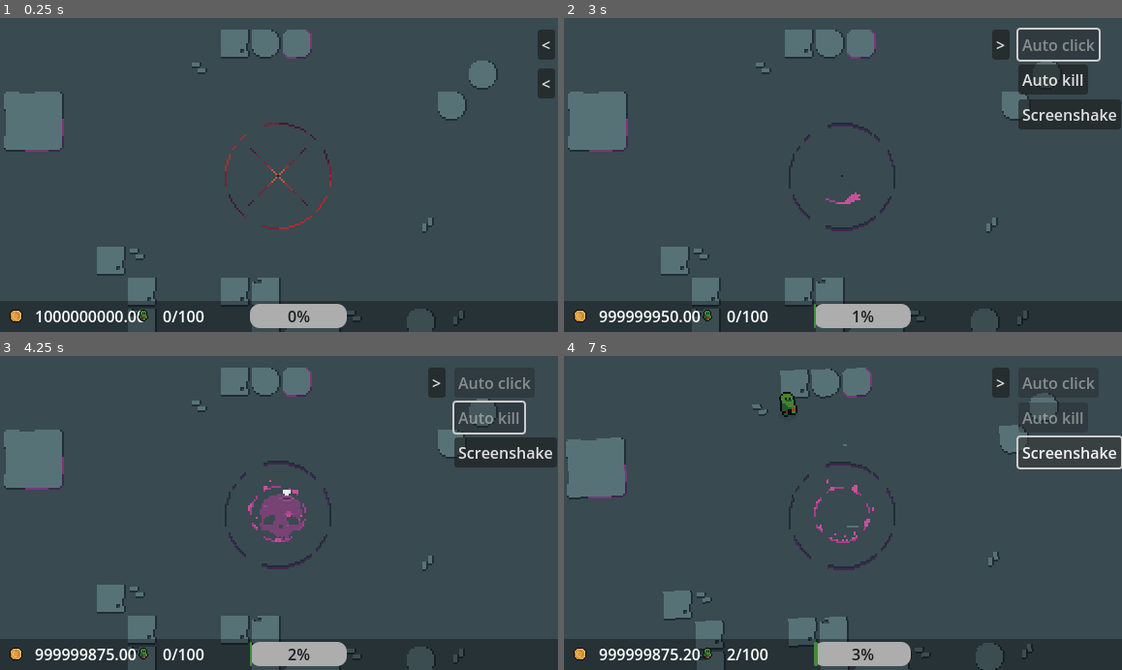
Above: before the commit, frames 1-4 (two rows, left to right).
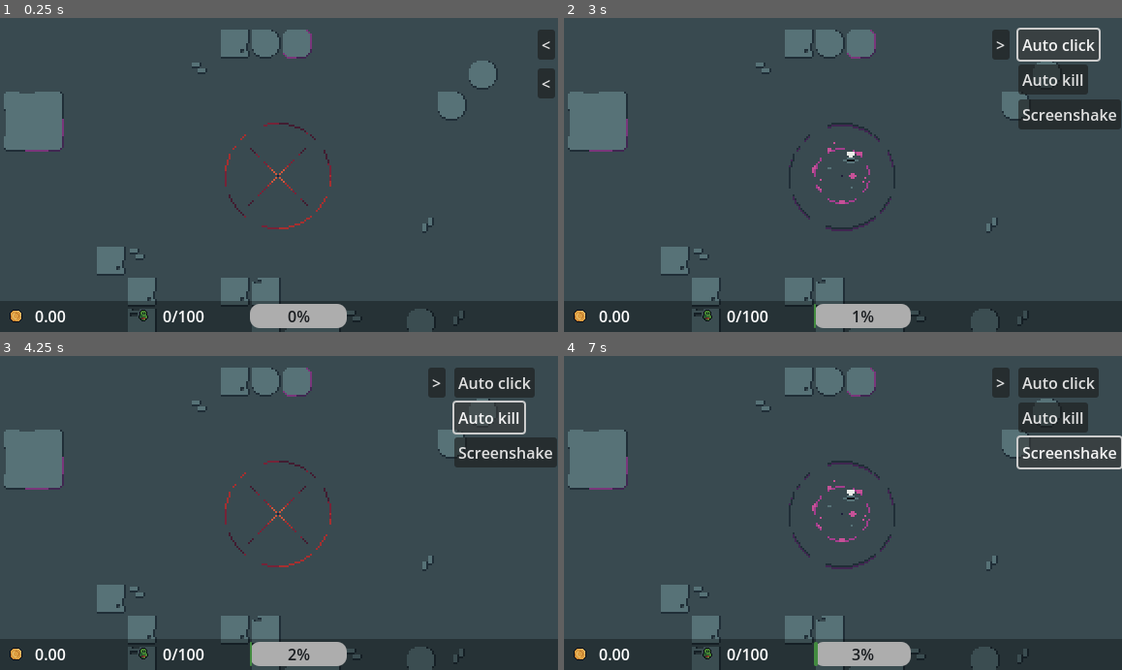
Above: after the commit, the same moments.

Repository: Jin9310/LudumDare55
Game: Godot game, scene res://NewGame/new_game.tscn
The game is run twice, just before and just after one commit, with the same random seed, the same clock (stepped at 60 frames per second) and the same inputs.
Inputs:
- Up to frame 1 (0.25 s): no input
- Up to frame 2 (3 s): click "<" at 0.5 s; click ">" at 1.25 s; click "<" at 2 s; click "Auto click" at 2.75 s
- Up to frame 3 (4.25 s): click "Auto kill" at 3.5 s
- Up to frame 4 (7 s): click "Screenshake" at 4.25 s; click ">" at 5 s; click "<" at 5.75 s; click "Screenshake" at 6.5 s

The runs differ from the first frame. In frame 1, 0.4% of the frame differs, in the area x 6-26%, y 93-97%; in frame 2, 0.9%; in frame 3, 2.1%; in frame 4, 5.1%, in the area x 0-96%, y 3-100%.

Commit message:
correct money

Diff:
--- a/game_manager.gd
+++ b/game_manager.gd
@@ -20,7 +20,7 @@
 @export var max_spawned_acolytes: int = 100 # the base is that we can spawn max amount of acolytes
 
 ####   MONEY
-@export var usable_money: float = 1000000000 #money that player currently have
+@export var usable_money: float = 0 #money that player currently have
 ####   MONEY UPGRADES   ####
 @export var kill_money_multiplicator: float = .1 #money gained per kill
 @export var click_money_multiplicator: float = .1 #money gained per click on spawn
